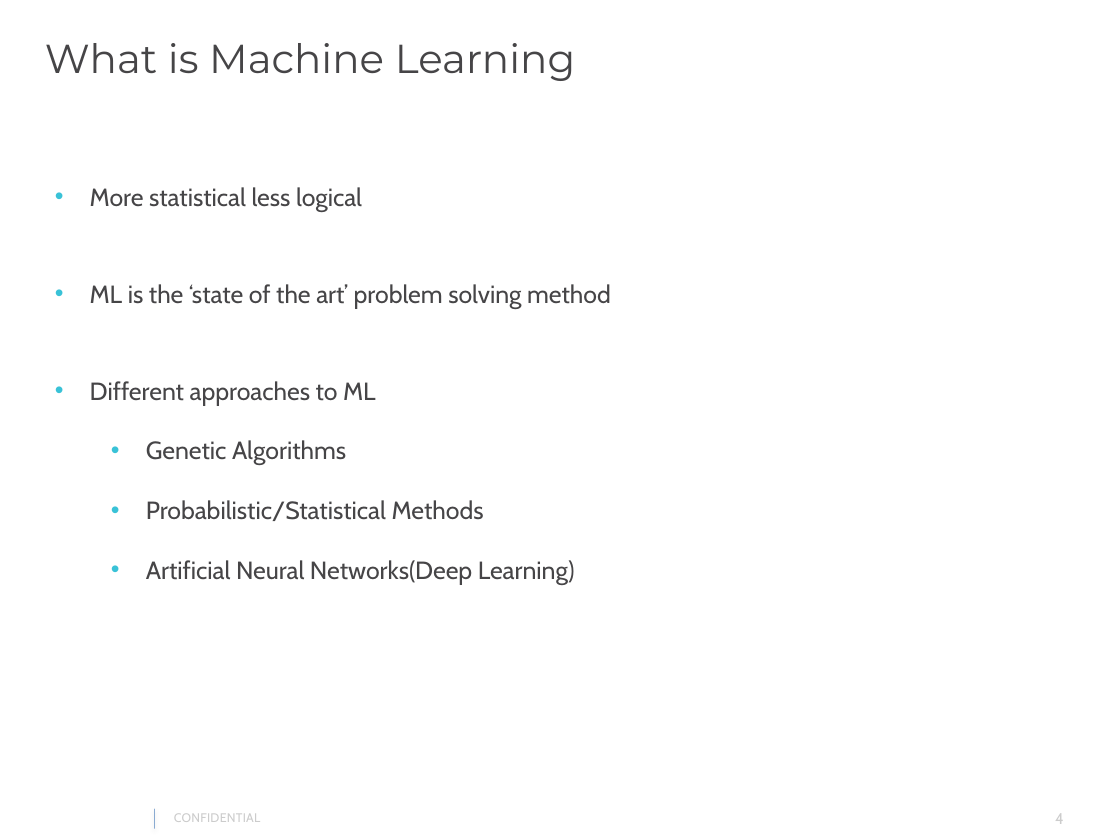
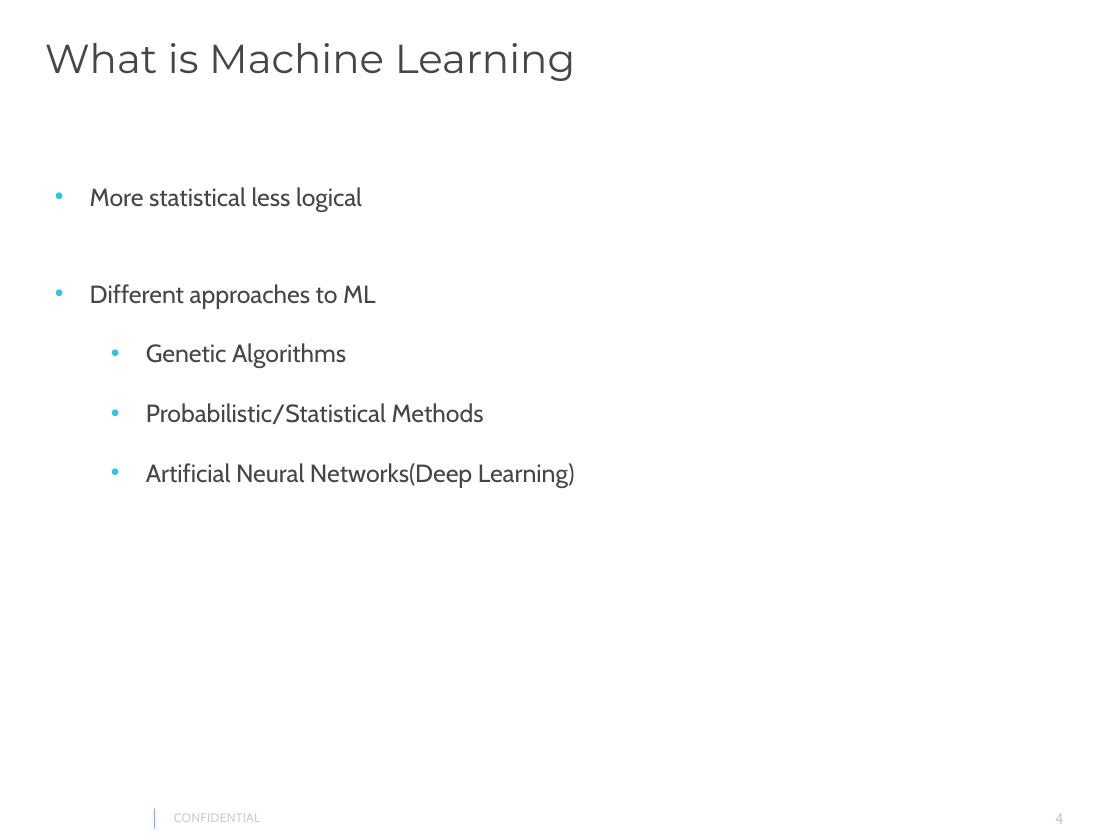
Before and after one commit to gautam0707/TechTalk1_Epam, a slide deck: slide 4 of TechTalk1.pptx. Drawn at 1120x840 pixels with LibreOffice and Linux fonts; fonts in the diff are those of the drawing; background and template pictures are left out. Boxes give left, top, right and bottom in pixels: in the first picture for what was removed or moved away, otherwise in the second. Text is boxed around its words. In the diff, an @@ line names an element or a change of style, - is before the commit and + after.

```diff
--- a/TechTalk1.pptx
+++ b/TechTalk1.pptx
@@ text at (90, 284, 611, 308): paragraph removed @@
-• ML is the ‘state of the art’ problem solving method
```
Also in this commit, not shown: 7 other slides changed.
